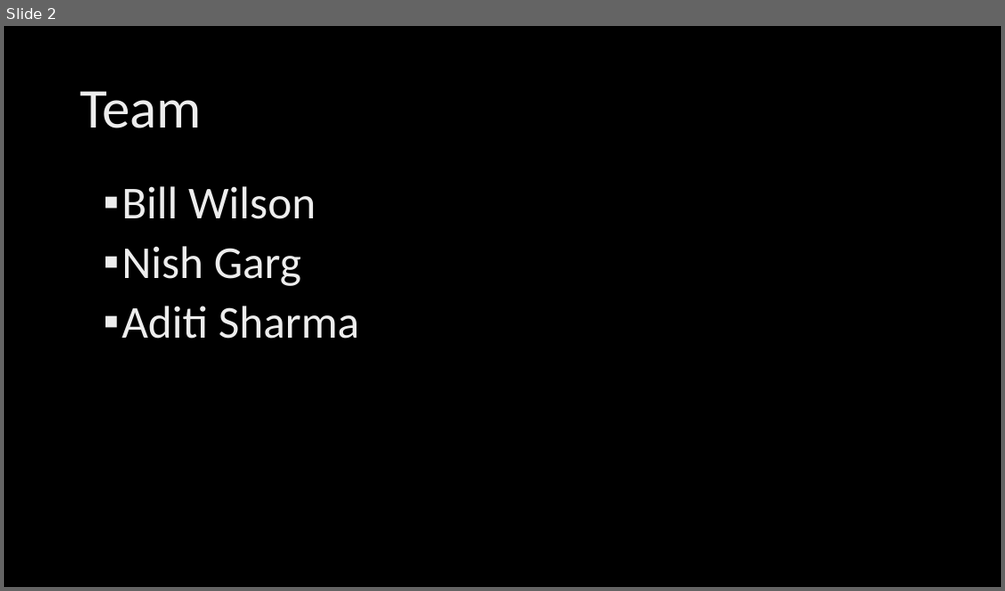
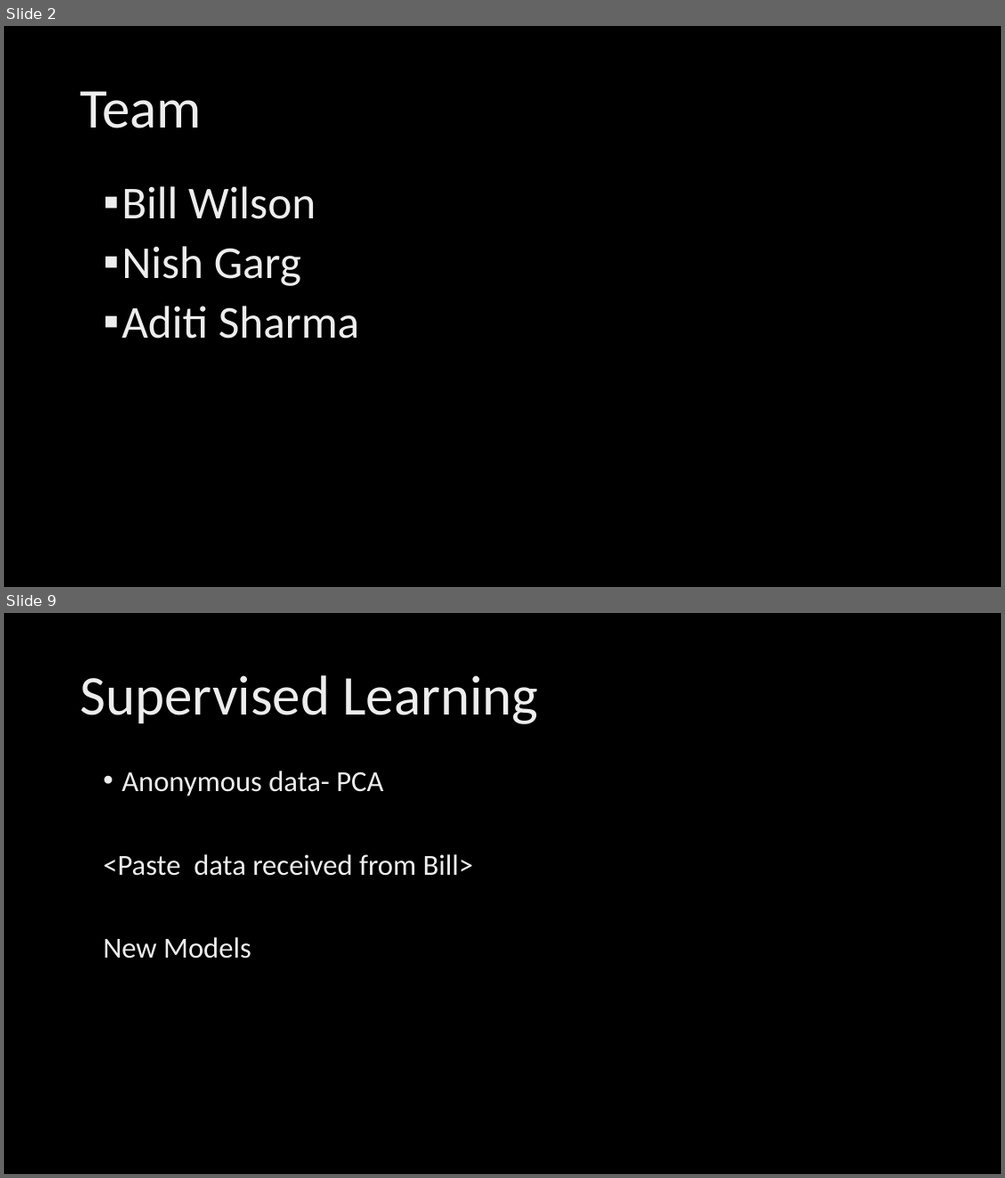
Before and after one commit to anomalydetect/anomalydetect, a slide deck: demo/Anomaly Detection.pptx. Shown one above the other, each under a label of ours: slide 2 before the commit, slides 2 and 9 after it; the slides between them are not shown. The pictures are 1005x591 and 1005x1178 pixels, drawn with LibreOffice and Linux fonts; fonts in the diff are those of the drawing; background and template pictures are left out. Boxes give left, top, right and bottom in pixels: in the first picture for what was removed or moved away, otherwise in the second. Text is boxed around its words. In the diff, an @@ line names an element or a change of style, - is before the commit and + after.

```diff
--- a/demo/Anomaly Detection.pptx
+++ b/demo/Anomaly Detection.pptx
@@ slide 9 added at box(4, 613, 1001, 1174), background picture (left out) @@
@@ title added at box(80, 675, 538, 724), 54 pt, text gradient #BFBFBF to #EDEDED to #FFFFFF @@
+Supervised Learning
@@ text added at box(103, 771, 473, 958), 28 pt, text gradient #BFBFBF to #EDEDED to #FFFFFF @@
+• Anonymous data- PCA
+<Paste data received from Bill>
+New Models
```
Also in this commit, not shown: 3 slides changed, 5 other slides added, 1 slide removed.
